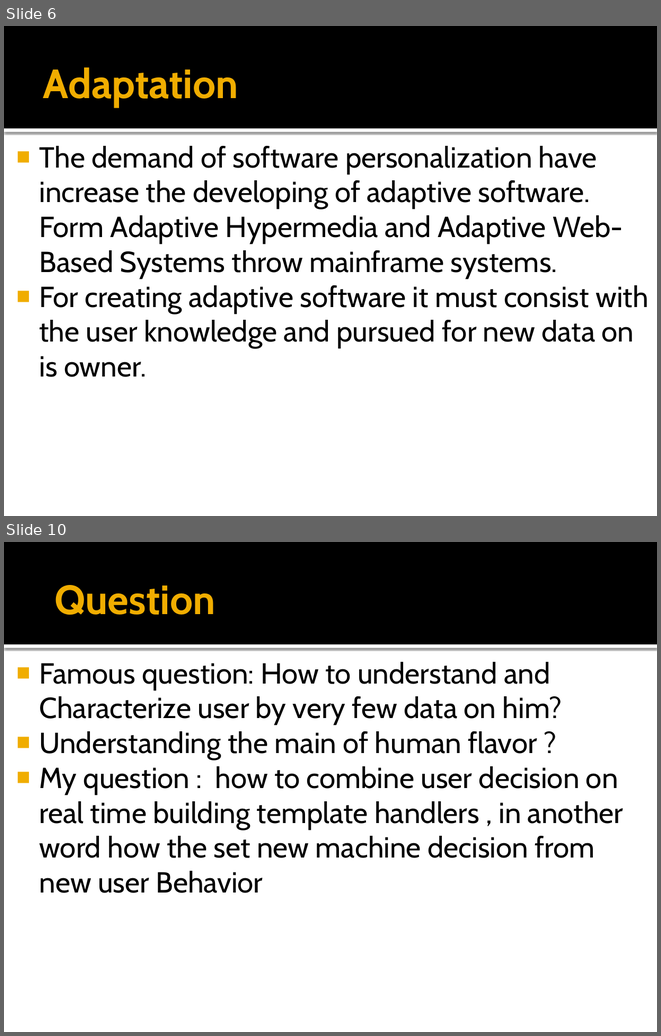
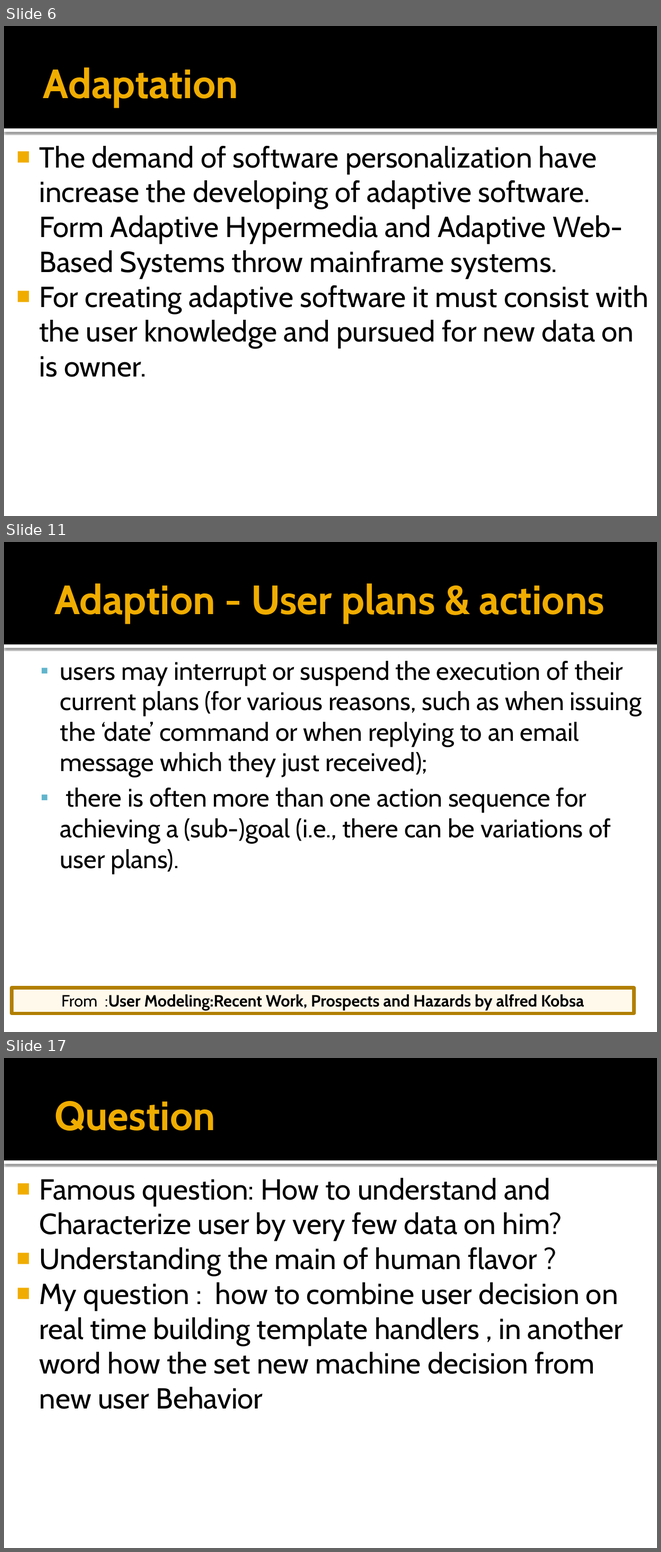
Before and after one commit to ciberuser/school-tools, a slide deck: School/seminar/User modeling full.pptx. Shown one above the other, each under a label of ours: slides 6 and 10 before the commit, slides 6, 11 and 17 after it; the slides between them are not shown. The pictures are 661x1036 and 661x1552 pixels, drawn with LibreOffice and Linux fonts; fonts in the diff are those of the drawing. Boxes give left, top, right and bottom in pixels: in the first picture for what was removed or moved away, otherwise in the second. Text is boxed around its words. In the diff, an @@ line names an element or a change of style, - is before the commit and + after.

```diff
--- a/School/seminar/User modeling full.pptx
+++ b/School/seminar/User modeling full.pptx
@@ slide 11 added at box(4, 542, 657, 1032), background #FFFFFF; not listed: 2 template elements that a slide beside it also shows @@
@@ title added at box(54, 583, 604, 623), 45 pt, text #F0AD00, bold @@
+Adaption - User plans & actions
@@ text added at box(60, 661, 642, 874), 28 pt, text #000000 @@
+  ▪ users may interrupt or suspend the execution of their current plans (for various reasons, such as when issuing the ‘date’ command or when replying to an email message which they just received);
+  ▪ there is often more than one action sequence for achieving a (sub-)goal (i.e., there can be variations of user plans).
@@ rectangle added at box(12, 987, 634, 1013), fill #FFF0C9 at 37% opacity, outline #B28000 3.78 pt, 18 pt, text #000000, bold @@
+From :User Modeling:Recent Work, Prospects and Hazards by alfred Kobsa
@@ what was slide 10 is now slide 17 @@
```
Also in this commit, not shown: 3 slides changed, 6 other slides added.
